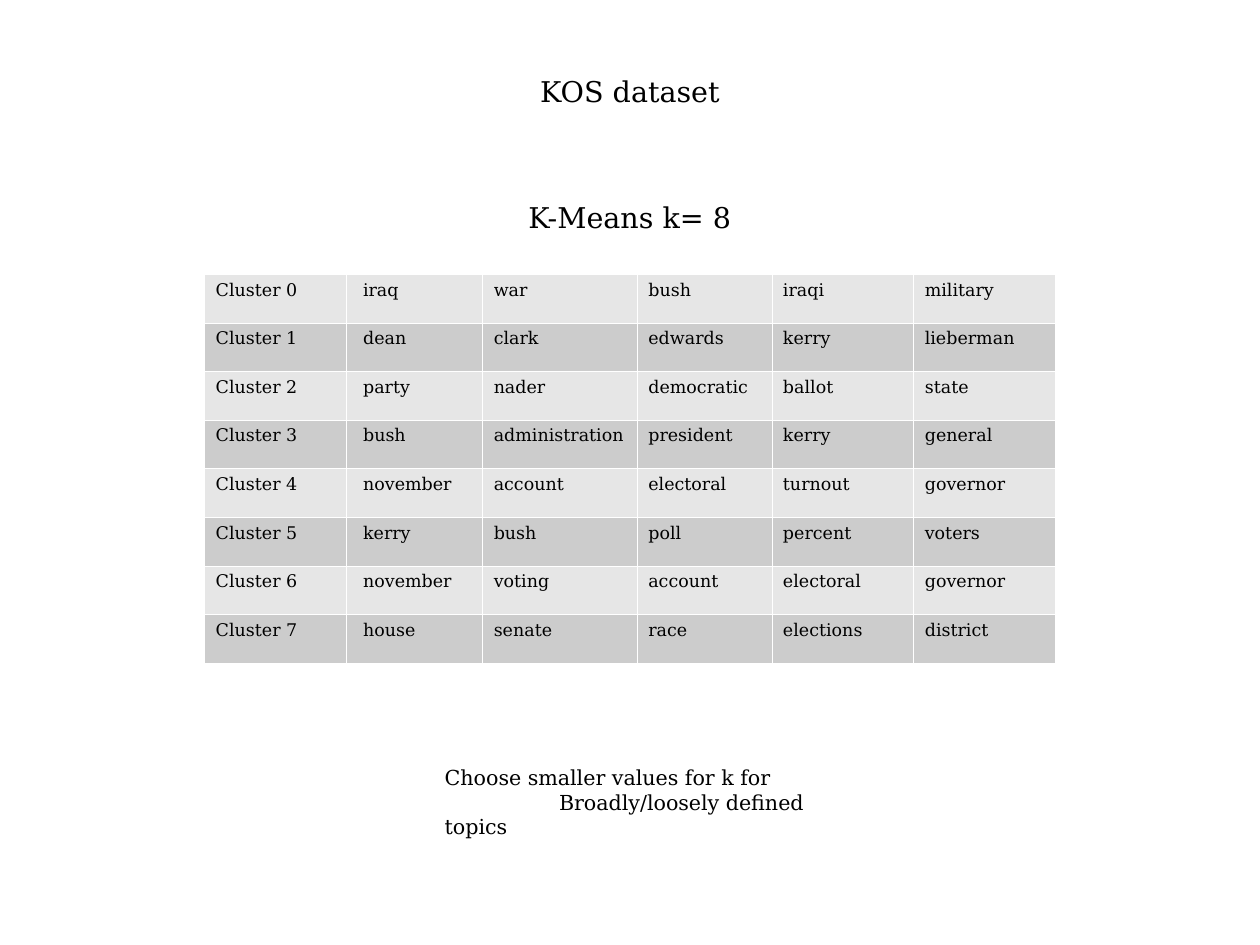
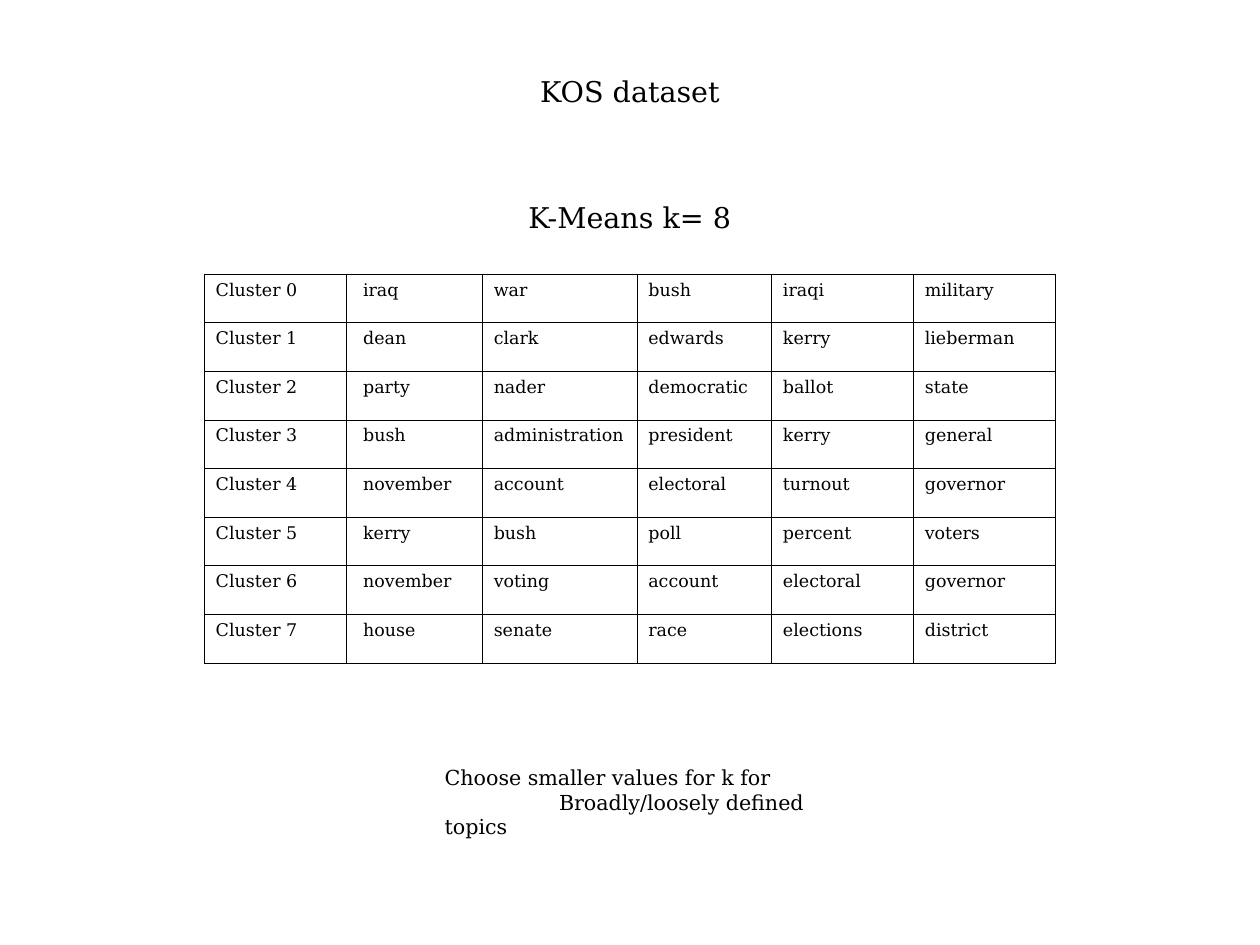
Before and after one commit to vitalv/doc-clustering-topic-modeling, a slide deck: slide 12 of doc-clustering-topic-modeling.odp. Drawn at 1260x945 pixels with LibreOffice and Linux fonts; fonts in the diff are those of the drawing. Boxes give left, top, right and bottom in pixels: in the first picture for what was removed or moved away, otherwise in the second. Text is boxed around its words. In the diff, an @@ line names an element or a change of style, - is before the commit and + after.

```diff
--- a/doc-clustering-topic-modeling.odp
+++ b/doc-clustering-topic-modeling.odp
@@ table at box(205, 274, 1055, 663) @@
@@ fill #E6E6E6 to none in 24 cells @@
@@ fill #CCCCCC to none in 24 cells @@
@@ borders changed @@
```
Also in this commit, not shown: 11 other slides changed, 3 slides added, 2 slides removed.
